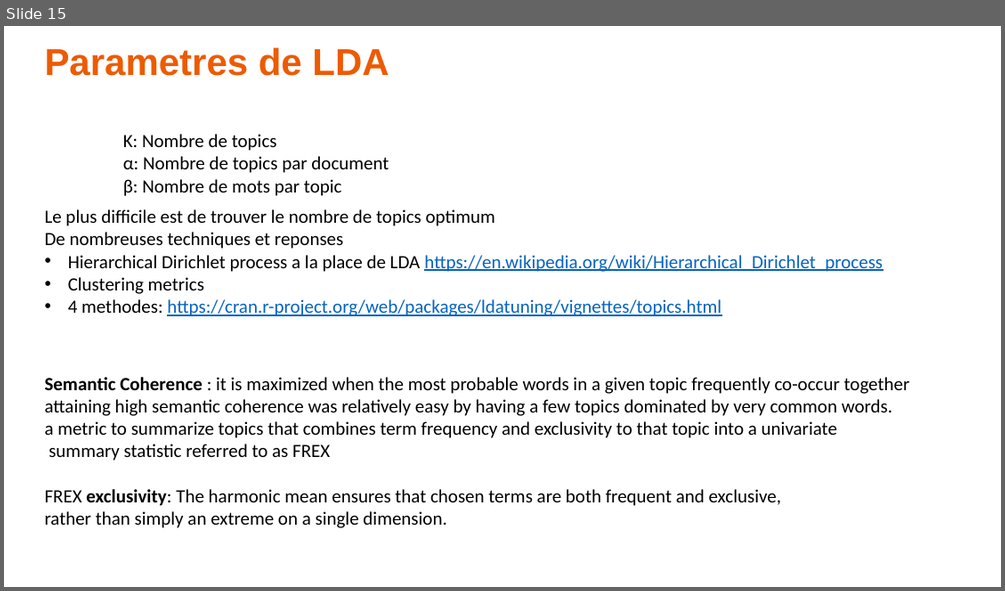
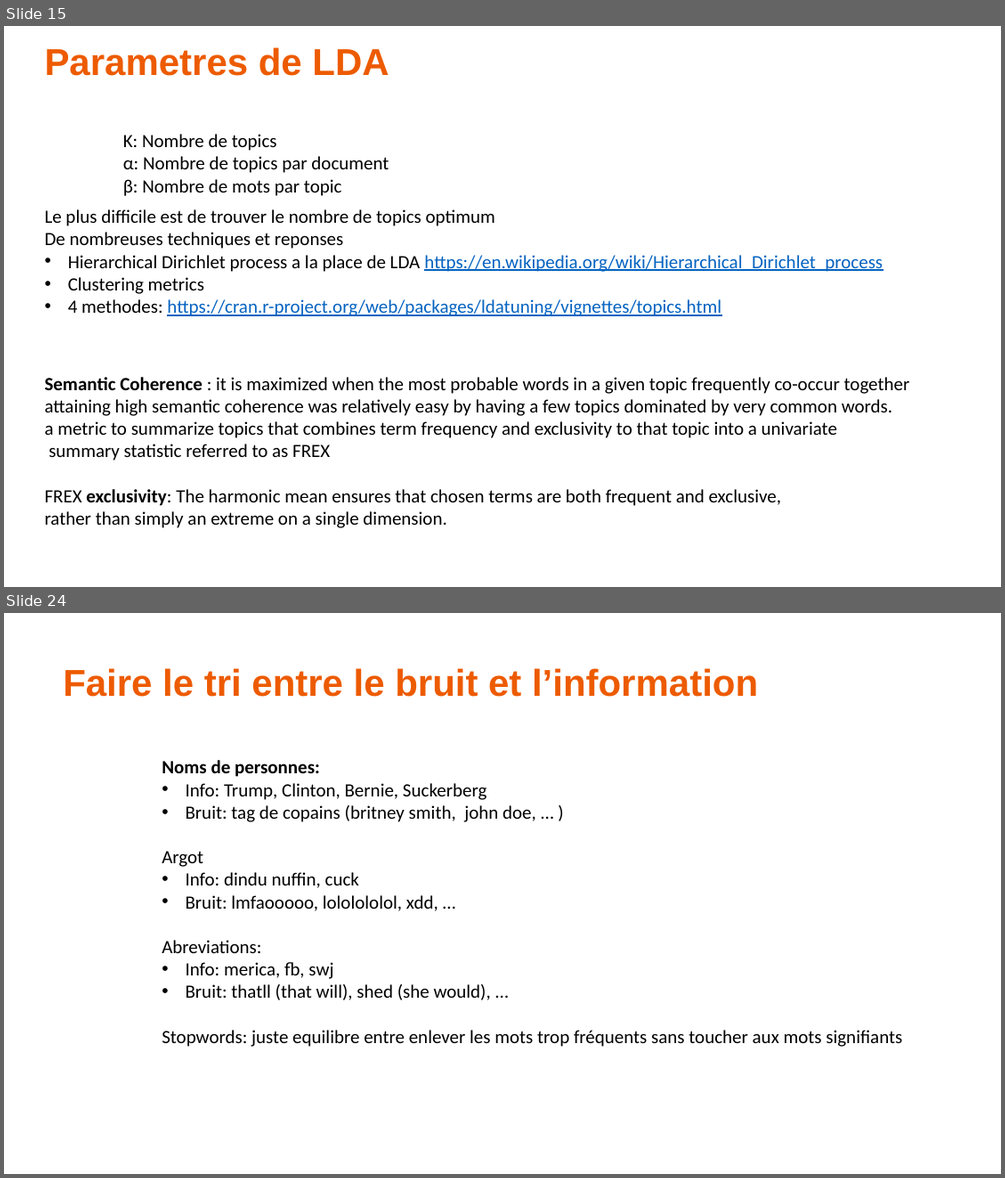
Before and after one commit to alexisperrier/upem-topic-modeling, a slide deck: UPEM-Topic_modeling.pptx. Shown one above the other, each under a label of ours: slide 15 before the commit, slides 15 and 24 after it; the slides between them are not shown. The pictures are 1005x591 and 1005x1178 pixels, drawn with LibreOffice and Linux fonts; fonts in the diff are those of the drawing. Boxes give left, top, right and bottom in pixels: in the first picture for what was removed or moved away, otherwise in the second. Text is boxed around its words. In the diff, an @@ line names an element or a change of style, - is before the commit and + after.

```diff
--- a/UPEM-Topic_modeling.pptx
+++ b/UPEM-Topic_modeling.pptx
@@ slide 24 added at box(4, 613, 1001, 1174), background #FFFFFF @@
@@ text added at box(63, 668, 758, 697), 36 pt, text #ED5B00, bold @@
+Faire le tri entre le bruit et l’information
@@ text added at box(162, 760, 902, 1046), 18 pt, text #000000 @@
+Noms de personnes:
+• Info: Trump, Clinton, Bernie, Suckerberg
+• Bruit: tag de copains (britney smith, john doe, … )
+Argot
+• Info: dindu nuffin, cuck
+• Bruit: lmfaooooo, lololololol, xdd, …
+Abreviations:
+• Info: merica, fb, swj
+• Bruit: thatll (that will), shed (she would), …
+Stopwords: juste equilibre entre enlever les mots trop fréquents sans toucher aux mots signifiants
```
Also in this commit, not shown: 1 slide changed, 9 other slides added, 41 other files.
